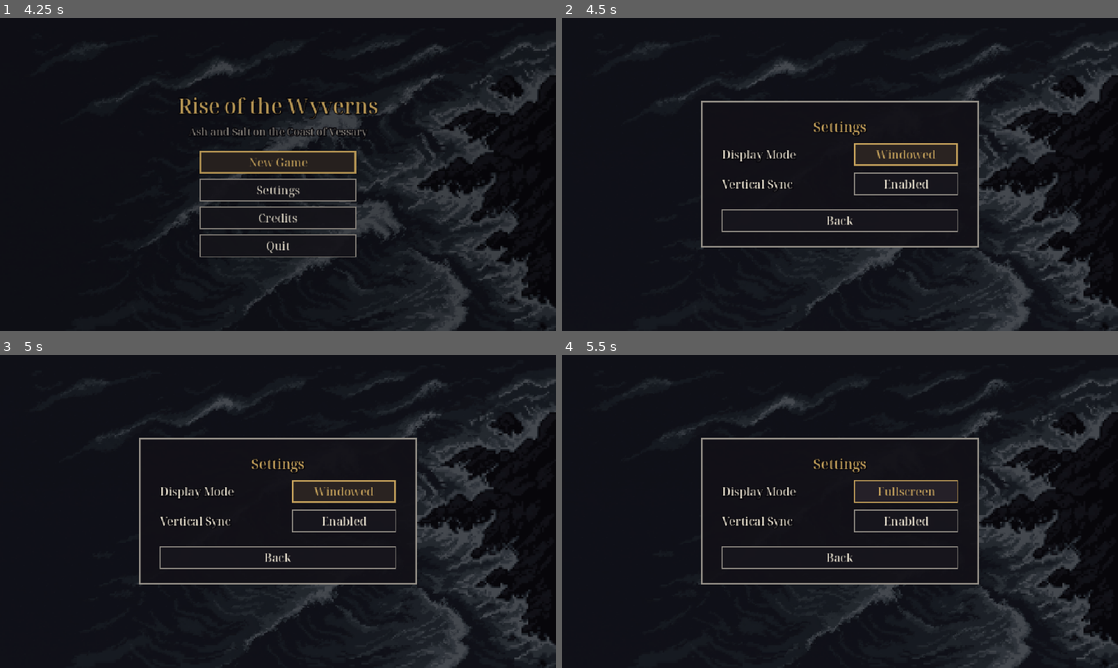
Above: before the commit, frames 1-4 (two rows, left to right).
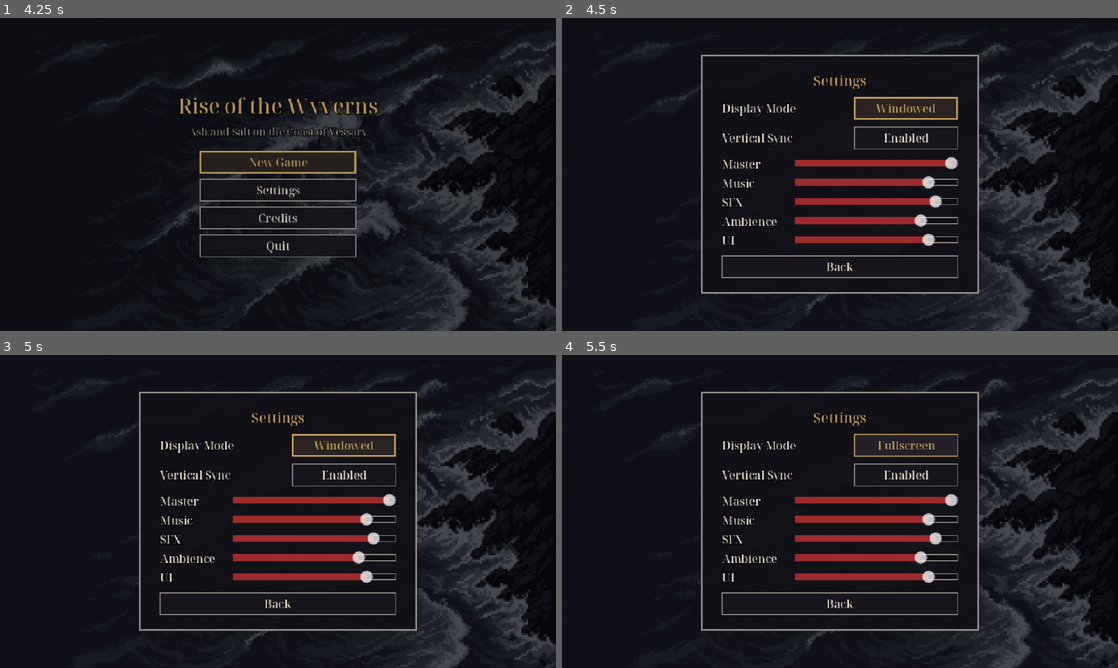
Above: after the commit, the same moments.

Repository: akhil-p-git/Rise-of-the-Wyverns
Game: Godot game, scene res://scenes/menu/main_menu.tscn
Same seed, same stepped clock (60 frames per second), same inputs: the game is played once before the commit and once after it.
Inputs:
- Up to frame 1 (4.25 s): click "New Game" at 0.5 s; click "<" at 1.25 s; click ">" at 2 s; click "Randomise Appearance" at 2.75 s; click "Main Menu" at 3.5 s
- Up to frame 2 (4.5 s): click "Settings" at 4.25 s
- Up to frame 3 (5 s): no input
- Up to frame 4 (5.5 s): click "Windowed" at 5 s

Frame 1 is identical in both runs. In frame 2, 9.1% of the frame differs, in the area x 25-75%, y 11-89%; in frame 3, 9.0%; in frame 4, 8.7%.

Commit message:
feat: add audio bus system, procedural cues, and area audio hookups

Diff:
--- /dev/null
+++ b/data/audio.json
@@ -0,0 +1,129 @@
+{
+  "cues": {
+    "mus_menu": {
+      "path": "res://assets/audio/music/mus_menu.ogg",
+      "bus": "Music",
+      "volume_db": 0.0,
+      "loop": true
+    },
+    "mus_storm": {
+      "path": "res://assets/audio/music/mus_storm.ogg",
+      "bus": "Music",
+      "volume_db": 0.0,
+      "loop": true
+    },
+    "mus_beach": {
+      "path": "res://assets/audio/music/mus_beach.ogg",
+      "bus": "Music",
+      "volume_db": -1.0,
+      "loop": true
+    },
+    "mus_wrackmouth": {
+      "path": "res://assets/audio/music/mus_wrackmouth.ogg",
+      "bus": "Music",
+      "volume_db": -1.0,
+      "loop": true
+    },
+    "mus_crossholm_road": {
+      "path": "res://assets/audio/music/mus_crossholm_road.ogg",
+      "bus": "Music",
+      "volume_db": 0.0,
+      "loop": true
+    },
+    "amb_waves": {
+      "path": "res://assets/audio/ambience/amb_waves.ogg",
+      "bus": "Ambience",
+      "volume_db": 0.0,
+      "loop": true
+    },
+    "amb_wind": {
+      "path": "res://assets/audio/ambience/amb_wind.ogg",
+      "bus": "Ambience",
+      "volume_db": -1.5,
+      "loop": true
+    },
+    "amb_rain": {
+      "path": "res://assets/audio/ambience/amb_rain.ogg",
+      "bus": "Ambience",
+      "volume_db": 0.0,
+      "loop": true
+    },
+    "amb_gulls": {
+      "path": "res://assets/audio/ambience/amb_gulls.ogg",
+      "bus": "Ambience",
+      "volume_db": -3.0,
+      "loop": true
+    },
+    "amb_fire": {
+      "path": "res://assets/audio/ambience/amb_fire.ogg",
+      "bus": "Ambience",
+      "volume_db": -1.0,
+      "loop": true
+    },
+    "ui_hover": {
+      "path": "res://assets/audio/sfx/ui_hover.wav",
+      "bus": "UI",
+      "volume_db": -6.0
+    },
+    "ui_confirm": {
+      "path": "res://assets/audio/sfx/ui_confirm.wav",
+      "bus": "UI",
+      "volume_db": -3.0
+    },
+    "ui_back": {
+      "path": "res://assets/audio/sfx/ui_back.wav",
+      "bus": "UI",
+      "volume_db": -3.0
+    },
+    "dialogue_blip": {
+      "path": "res://assets/audio/sfx/dialogue_blip.wav",
+      "bus": "UI",
+      "volume_db": -8.0
+    },
+    "step_sand": {
+      "path": "res://assets/audio/sfx/step_sand.wav",
+      "bus": "SFX",
+      "volume_db": -5.0
+    },
+    "step_wet_sand": {
+      "path": "res://assets/audio/sfx/step_wet_sand.wav",
+      "bus": "SFX",
+      "volume_db": -4.0
+    },
+    "step_gravel": {
+      "path": "res://assets/audio/sfx/step_gravel.wav",
+      "bus": "SFX",
+      "volume_db": -5.0
+    },
+    "step_planks": {
+      "path": "res://assets/audio/sfx/step_planks.wav",
+      "bus": "SFX",
+      "volume_db": -4.0
+    },
+    "step_stone": {
+      "path": "res://assets/audio/sfx/step_stone.wav",
+      "bus": "SFX",
+      "volume_db": -4.5
+    },
+    "pickup": {
+      "path": "res://assets/audio/sfx/pickup.wav",
+      "bus": "SFX",
+      "volume_db": -2.0
+    },
+    "rest_fire": {
+      "path": "res://assets/audio/sfx/rest_fire.wav",
+      "bus": "SFX",
+      "volume_db": -2.0
+    },
+    "scene_exit": {
+      "path": "res://assets/audio/sfx/scene_exit.wav",
+      "bus": "SFX",
+      "volume_db": -3.0
+    },
+    "thunder": {
+      "path": "res://assets/audio/sfx/thunder.wav",
+      "bus": "SFX",
+      "volume_db": 0.0
+    }
+  }
+}
--- /dev/null
+++ b/data/credits.json
@@ -0,0 +1,16 @@
+{
+  "entries": [
+    {
+      "role": "Display & UI Font (Noto Serif Display Medium)",
+      "author": "The Noto Project Authors",
+      "license": "SIL Open Font License 1.1",
+      "url": "https://github.com/notofonts/latin-greek-cyrillic"
+    },
+    {
+      "role": "Procedural UI, Footstep, Ambience & Drone Synth Cues",
+      "author": "Rise of the Wyverns Project (tools/gen_sfx.py)",
+      "license": "Project-owned code output",
+      "url": "tools/gen_sfx.py"
+    }
+  ]
+}
--- a/project.godot
+++ b/project.godot
@@ -17,6 +17,7 @@
 [autoload]
 
 Game="*res://scripts/game/game.gd"
+Audio="*res://scripts/game/audio.gd"
 
 [display]
 
--- a/scenes/world/crossholm_road.tscn
+++ b/scenes/world/crossholm_road.tscn
@@ -59,6 +59,8 @@
 y_sort_enabled = false
 script = ExtResource("1_script")
 area_size = Vector2i(640, 360)
+music_cue = "mus_crossholm_road"
+ambience_cues = PackedStringArray("amb_wind")
 
 [node name="Ground" type="Sprite2D" parent="."]
 texture = ExtResource("2_texture2d")
--- a/scenes/world/wrackmouth.tscn
+++ b/scenes/world/wrackmouth.tscn
@@ -84,6 +84,8 @@
 y_sort_enabled = false
 script = ExtResource("1_script")
 area_size = Vector2i(640, 420)
+music_cue = "mus_wrackmouth"
+ambience_cues = PackedStringArray("amb_wind", "amb_gulls", "amb_fire")
 
 [node name="Ground" type="Sprite2D" parent="."]
 texture = ExtResource("2_texture2d")
--- /dev/null
+++ b/scripts/game/audio.gd
@@ -0,0 +1,288 @@
+extends Node
+## Autoload `Audio`. Manages the five audio buses (Master, Music, SFX, Ambience, UI),
+## crossfades music and ambience loops, ducks music under dialogue, and plays 1D/2D SFX
+## looked up by cue ID in data/audio.json.
+
+const AUDIO_DATA_PATH := "res://data/audio.json"
+const BUS_NAMES := ["Master", "Music", "SFX", "Ambience", "UI"]
+const DUCK_DB := -7.0
+
+var cues := {}
+var current_music_id := ""
+var active_ambience_ids: Array[String] = []
+var warned_missing := {}
+
+var _bus_volumes := {
+	"Master": 1.0,
+	"Music": 0.85,
+	"SFX": 0.90,
+	"Ambience": 0.80,
+	"UI": 0.85,
+}
+var _music_a: AudioStreamPlayer
+var _music_b: AudioStreamPlayer
+var _active_music: AudioStreamPlayer
+var _music_base_db := 0.0
+var _ducked := false
+var _ambience_players := {}
+var _stream_cache := {}
+
+
+func _ready() -> void:
+	_ensure_buses()
+	var parsed := StoryData.load_json(AUDIO_DATA_PATH)
+	cues = parsed.get("cues", {})
+
+	_music_a = AudioStreamPlayer.new()
+	_music_a.bus = &"Music"
+	add_child(_music_a)
+
+	_music_b = AudioStreamPlayer.new()
+	_music_b.bus = &"Music"
+	add_child(_music_b)
+	_active_music = _music_a
+
+	load_volumes()
+	get_tree().node_added.connect(_on_node_added)
+
+
+func _ensure_buses() -> void:
+	for bus_name: String in BUS_NAMES:
+		if AudioServer.get_bus_index(bus_name) == -1:
+			var idx := AudioServer.bus_count
+			AudioServer.add_bus(idx)
+			AudioServer.set_bus_name(idx, bus_name)
+			AudioServer.set_bus_send(idx, &"Master")
+
+
+func set_bus_volume(bus_name: String, linear: float, path := Game.SETTINGS_PATH) -> void:
+	var clamped := clampf(linear, 0.0, 1.0)
+	_bus_volumes[bus_name] = clamped
+	var idx := AudioServer.get_bus_index(bus_name)
+	if idx != -1:
+		AudioServer.set_bus_mute(idx, clamped <= 0.001)
+		AudioServer.set_bus_volume_db(idx, linear_to_db(maxf(clamped, 0.0001)))
+	save_volumes(path)
+
+
+func get_bus_volume(bus_name: String) -> float:
+	return float(_bus_volumes.get(bus_name, 1.0))
+
+
+func save_volumes(path := Game.SETTINGS_PATH) -> void:
+	var cfg := ConfigFile.new()
+	cfg.load(path)
+	for bus_name: String in BUS_NAMES:
+		cfg.set_value("audio", bus_name, float(_bus_volumes.get(bus_name, 1.0)))
+	cfg.save(path)
+
+
+func load_volumes(path := Game.SETTINGS_PATH) -> void:
+	_ensure_buses()
+	var cfg := ConfigFile.new()
+	if cfg.load(path) == OK:
+		for bus_name: String in BUS_NAMES:
+			if cfg.has_section_key("audio", bus_name):
+				_bus_volumes[bus_name] = clampf(float(cfg.get_value("audio", bus_name, 1.0)), 0.0, 1.0)
+	for bus_name: String in BUS_NAMES:
+		var v := float(_bus_volumes.get(bus_name, 1.0))
+		var idx := AudioServer.get_bus_index(bus_name)
+		if idx != -1:
+			AudioServer.set_bus_mute(idx, v <= 0.001)
+			AudioServer.set_bus_volume_db(idx, linear_to_db(maxf(v, 0.0001)))
+
+
+func play_music(id: String, fade := 0.8) -> void:
+	if id.is_empty():
+		stop_music(fade)
+		return
+	var entry := _get_cue(id)
+	if entry.is_empty():
+		return
+	if current_music_id == id and _active_music and _active_music.playing:
+		return
+	var stream := _load_stream(entry)
+	if stream == null:
+		return
+	current_music_id = id
+	_music_base_db = float(entry.get("volume_db", 0.0))
+	var target_db := _music_base_db + (DUCK_DB if _ducked else 0.0)
+
+	var next_player := _music_b if _active_music == _music_a else _music_a
+	var prev_player := _active_music
+	_active_music = next_player
+
+	next_player.stream = stream
+	next_player.bus = StringName(entry.get("bus", "Music"))
+	if fade <= 0.01:
+		if prev_player and prev_player.playing:
+			prev_player.stop()
+		next_player.volume_db = target_db
+		if DisplayServer.get_name() != "headless":
+			next_player.play()
+	else:
+		next_player.volume_db = -40.0
+		if DisplayServer.get_name() != "headless":
+			next_player.play()
+		var tw := create_tween().set_parallel()
+		tw.tween_property(next_player, "volume_db", target_db, fade)
+		if prev_player and prev_player.playing:
+			tw.tween_property(prev_player, "volume_db", -40.0, fade)
+			tw.chain().tween_callback(prev_player.stop)
+
+
+func stop_music(fade := 0.8) -> void:
+	current_music_id = ""
+	if _active_music == null or not _active_music.playing:
+		return
+	var p := _active_music
+	if fade <= 0.01:
+		p.stop()
+	else:
+		var tw := create_tween()
+		tw.tween_property(p, "volume_db", -40.0, fade)
+		tw.tween_callback(p.stop)
+
+
+func set_music_ducked(ducked: bool, fade := 0.25) -> void:
+	_ducked = ducked
+	if _active_music == null or not _active_music.playing:
+		return
+	var target_db := _music_base_db + (DUCK_DB if _ducked else 0.0)
+	if fade <= 0.01:
+		_active_music.volume_db = target_db
+	else:
+		create_tween().tween_property(_active_music, "volume_db", target_db, fade)
+
+
+func play_ambience(ids: Array, fade := 0.8) -> void:
+	var wanted: Array[String] = []
+	for raw_id in ids:
+		var id := String(raw_id)
+		if not id.is_empty() and not _get_cue(id).is_empty():
+			wanted.append(id)
+	active_ambience_ids = wanted
+
+	for existing_id: String in _ambience_players.keys():
+		if not wanted.has(existing_id):
+			var old_p: AudioStreamPlayer = _ambience_players[existing_id]
+			_ambience_players.erase(existing_id)
+			if is_instance_valid(old_p):
+				if fade <= 0.01:
+					old_p.queue_free()
+				else:
+					var tw := create_tween()
+					tw.tween_property(old_p, "volume_db", -40.0, fade)
+					tw.tween_callback(old_p.queue_free)
+
+	for id: String in wanted:
+		if _ambience_players.has(id):
+			continue
+		var entry := _get_cue(id)
+		var stream := _load_stream(entry)
+		if stream == null:
+			continue
+		var p := AudioStreamPlayer.new()
+		p.stream = stream
+		p.bus = StringName(entry.get("bus", "Ambience"))
+		var target_db := float(entry.get("volume_db", 0.0))
+		add_child(p)
+		_ambience_players[id] = p
+		if fade <= 0.01:
+			p.volume_db = target_db
+			if DisplayServer.get_name() != "headless":
+				p.play()
+		else:
+			p.volume_db = -40.0
+			if DisplayServer.get_name() != "headless":
+				p.play()
+			create_tween().tween_property(p, "volume_db", target_db, fade)
+
+
+func play_sfx(id: String, position: Variant = null, pitch_scale := 1.0) -> void:
+	var entry := _get_cue(id)
+	if entry.is_empty():
+		return
+	var stream := _load_stream(entry)
+	if stream == null or DisplayServer.get_name() == "headless":
+		return
+	var bus_name := StringName(entry.get("bus", "SFX"))
+	var vol_db := float(entry.get("volume_db", 0.0))
+	if position is Vector2:
+		var p2d := AudioStreamPlayer2D.new()
+		p2d.stream = stream
+		p2d.bus = bus_name
+		p2d.volume_db = vol_db
+		p2d.pitch_scale = pitch_scale
+		p2d.position = position
+		p2d.max_distance = 260.0
+		add_child(p2d)
+		p2d.finished.connect(p2d.queue_free)
+		p2d.play()
+	else:
+		var p := AudioStreamPlayer.new()
+		p.stream = stream
+		p.bus = bus_name
+		p.volume_db = vol_db
+		p.pitch_scale = pitch_scale
+		add_child(p)
+		p.finished.connect(p.queue_free)
+		p.play()
+
+
+func _get_cue(id: String) -> Dictionary:
+	if cues.has(id):
+		return cues[id]
+	if not warned_missing.has(id):
+		warned_missing[id] = true
+		push_warning("Missing audio cue: " + id)
+	return {}
+
+
+func _load_stream(entry: Dictionary) -> AudioStream:
+	var path: String = entry.get("path", "")
+	if path.is_empty():
+		return null
+	if _stream_cache.has(path):
+		return _stream_cache[path]
+	var stream := load(path) as AudioStream
+	if stream is AudioStreamOggVorbis and bool(entry.get("loop", false)):
+		stream.loop = true
+	if stream != null:
+		_stream_cache[path] = stream
+	return stream
+
+
+func stop_all() -> void:
+	current_music_id = ""
+	active_ambience_ids.clear()
+	_ambience_players.clear()
+	_stream_cache.clear()
+	for child in get_children():
+		if child is AudioStreamPlayer:
+			child.stop()
+			child.stream = null
+		elif child is AudioStreamPlayer2D:
+			child.stop()
+			child.stream = null
+			child.queue_free()
+
+
+func _exit_tree() -> void:
+	stop_all()
+
+
+func _on_node_added(node: Node) -> void:
+	if node is Button:
+		var btn := node as Button
+		btn.focus_entered.connect(_on_btn_hover)
+		btn.mouse_entered.connect(_on_btn_hover)
+		btn.pressed.connect(_on_btn_confirm)
+
+
+func _on_btn_hover() -> void:
+	play_sfx("ui_hover")
+
+
+func _on_btn_confirm() -> void:
+	play_sfx("ui_confirm")
--- a/scripts/intro/intro.gd
+++ b/scripts/intro/intro.gd
@@ -22,6 +22,8 @@
 
 func _ready() -> void:
 	_ship.position = SHIP_START
+	Audio.play_music("mus_storm")
+	Audio.play_ambience(["amb_rain", "amb_waves", "amb_wind"])
 	_play()
 
 
@@ -80,6 +82,7 @@
 	_debris.global_position = _ship.global_position
 	_debris.restart()
 	_shake(5.0, 0.7)
+	Audio.play_sfx("thunder")
 	_flash.color.a = 0.9
 	create_tween().tween_property(_flash, "color:a", 0.0, 0.5)
 
--- a/scripts/menu/character_creation.gd
+++ b/scripts/menu/character_creation.gd
@@ -93,6 +93,8 @@
 	_back_btn.pressed.connect(_on_back)
 	_next_btn.pressed.connect(_on_next)
 
+	Audio.play_music("mus_menu")
+	Audio.play_ambience(["amb_wind", "amb_waves"])
 	_refresh_ui()
 	set_step(0)
 
--- a/scripts/menu/main_menu.gd
+++ b/scripts/menu/main_menu.gd
@@ -44,6 +44,8 @@
 	_build_audio_sliders()
 	_refresh_settings_labels()
 	_load_credits_text()
+	Audio.play_music("mus_menu")
+	Audio.play_ambience(["amb_wind", "amb_waves"])
 	_new_game_btn.grab_focus()
 
 
@@ -98,17 +100,12 @@
 func _refresh_settings_labels() -> void:
 	_fullscreen_btn.text = "Fullscreen" if Game.fullscreen else "Windowed"
 	_vsync_btn.text = "Enabled" if Game.vsync else "Disabled"
-	var audio := get_node_or_null("/root/Audio")
-	if audio:
-		for bus_name: String in _bus_sliders:
-			var slider: HSlider = _bus_sliders[bus_name]
-			slider.set_value_no_signal(audio.get_bus_volume(bus_name))
+	for bus_name: String in _bus_sliders:
+		var slider: HSlider = _bus_sliders[bus_name]
+		slider.set_value_no_signal(Audio.get_bus_volume(bus_name))
 
 
 func _build_audio_sliders() -> void:
-	var audio := get_node_or_null("/root/Audio")
-	if audio == null:
-		return
 	for child in _audio_box.get_children():
 		child.queue_free()
 	_bus_sliders.clear()
@@ -123,8 +120,8 @@
 		slider.step = 0.05
 		slider.size_flags_horizontal = Control.SIZE_EXPAND_FILL
 		slider.custom_minimum_size = Vector2(120, 16)
-		slider.value = audio.get_bus_volume(bus_name)
-		slider.value_changed.connect(func(v: float) -> void: audio.set_bus_volume(bus_name, v))
+		slider.value = Audio.get_bus_volume(bus_name)
+		slider.value_changed.connect(func(v: float) -> void: Audio.set_bus_volume(bus_name, v))
 		row.add_child(lbl)
 		row.add_child(slider)
 		_audio_box.add_child(row)
--- a/scripts/pickup.gd
+++ b/scripts/pickup.gd
@@ -30,5 +30,6 @@
 	if not sets_flag.is_empty():
 		state.set_flag(sets_flag)
 	state.set_flag(_key)
+	Audio.play_sfx("pickup", global_position)
 	interacted.emit(message)
 	queue_free()
--- a/scripts/player/player.gd
+++ b/scripts/player/player.gd
@@ -21,8 +21,10 @@
 var facing := Vector2.DOWN
 ## Scales walk and sprint speed; the arrival scene lowers it so the survivor staggers ashore.
 var speed_scale := 1.0
+var surface_resolver: Callable
 
 var _walk_time := 0.0
+var _prev_step_col := 0
 var _prompt := ""
 
 @onready var _sprite: Sprite2D = $Sprite2D
@@ -91,12 +93,17 @@
 	var speed := velocity.length()
 	if speed < MOVING_SPEED:
 		_walk_time = 0.0
+		_prev_step_col = 0
 		_sprite.frame_coords = Vector2i(0, row)
 		_sprite.offset.y = _sprite_rest_y
 		return
 	# Stride cadence follows actual speed, so ramping up and stopping both look natural.
 	_walk_time += delta * speed / WALK_SPEED
 	var column := int(_walk_time / WALK_FRAME_TIME) % 4
+	if column % 2 == 1 and column != _prev_step_col:
+		var cue: String = surface_resolver.call(global_position) if surface_resolver.is_valid() else "step_gravel"
+		Audio.play_sfx(cue, global_position, randf_range(0.92, 1.08))
+	_prev_step_col = column
 	# hero_sheet.png rows: down, up, left, right. Columns: idle, stride, idle, stride.
 	_sprite.frame_coords = Vector2i(column, row)
 	_sprite.offset.y = _sprite_rest_y - (STEP_BOB if column % 2 == 1 else 0.0)
--- a/scripts/rest_spot.gd
+++ b/scripts/rest_spot.gd
@@ -15,6 +15,7 @@
 		return
 	if not free:
 		state.take("coin", cost)
+	Audio.play_sfx("rest_fire", global_position)
 	Game.blackout(_restore)
 	interacted.emit("You sleep without dreaming, which is a mercy.")
 
--- a/scripts/scene_exit.gd
+++ b/scripts/scene_exit.gd
@@ -12,4 +12,5 @@
 
 func _on_body_entered(body: Node2D) -> void:
 	if body is Player:
+		Audio.play_sfx("scene_exit")
 		Game.go_to(target_scene, target_spawn)
--- a/scripts/ui/dialogue_box.gd
+++ b/scripts/ui/dialogue_box.gd
@@ -9,8 +9,10 @@
 
 var _runner := DialogueRunner.new()
 var _player: Player
+var _active_npc: Npc
 var _opened_frame := -1
 var _typing: Tween
+var _blip_accum := 0.0
 
 @onready var _panel: Control = $Panel
 @onready var _name: Label = $Panel/Margin/Box/Name
@@ -31,11 +33,21 @@
 func open(npc: Npc, player: Player) -> void:
 	if is_open() or not _runner.begin(StoryData.load_json(npc.dialogue_path), Game.state):
 		return
+	_active_npc = npc
 	_player = player
 	_player.input_enabled = false
 	_opened_frame = Engine.get_process_frames()
+	Audio.set_music_ducked(true)
 	_panel.show()
 	_show_node()
+
+
+func _process(delta: float) -> void:
+	if is_open() and _typing and _typing.is_running():
+		_blip_accum += delta
+		if _blip_accum >= 0.065:
+			_blip_accum = 0.0
+			Audio.play_sfx("dialogue_blip", null, randf_range(0.95, 1.06))
 
 
 func _unhandled_input(event: InputEvent) -> void:
@@ -107,6 +119,10 @@
 func _close() -> void:
 	if _typing:
 		_typing.kill()
+	Audio.set_music_ducked(false)
 	_panel.hide()
 	_player.input_enabled = true
+	if is_instance_valid(_active_npc) and _active_npc.has_method("end_interaction"):
+		_active_npc.call("end_interaction")
+	_active_npc = null
 	closed.emit()
--- a/scripts/world/area_scene.gd
+++ b/scripts/world/area_scene.gd
@@ -1,9 +1,11 @@
 class_name AreaScene
 extends Node2D
 ## Composition root for an explorable area (a town, a stretch of road). It wires the player,
-## camera, HUD and conversations together; the scene tree owns the layout.
+## camera, HUD, audio and conversations together; the scene tree owns the layout.
 
 @export var area_size := Vector2i(640, 360)
+@export var music_cue := "mus_wrackmouth"
+@export var ambience_cues: PackedStringArray = ["amb_wind", "amb_gulls"]
 
 @onready var _player: Player = $Entities/Player
 @onready var _hud: Hud = $Hud
@@ -16,6 +18,9 @@
 	camera.limit_top = 0
 	camera.limit_right = area_size.x
 	camera.limit_bottom = area_size.y
+	_player.surface_resolver = _surface_at
+	Audio.play_music(music_cue)
+	Audio.play_ambience(Array(ambience_cues))
 	_hud.bind(_player)
 	_place_player(Game.take_spawn())
 	for node in $Interactables.get_children():
@@ -33,3 +38,13 @@
 	var marker := get_node_or_null("Spawns/" + spawn) as Marker2D
 	if marker:
 		_player.global_position = marker.global_position
+
+
+func _surface_at(pos: Vector2) -> String:
+	if name == "Wrackmouth":
+		if pos.x >= 260.0 and pos.x <= 380.0 and pos.y >= 165.0 and pos.y <= 255.0:
+			return "step_stone"
+		if pos.x < 140.0 and pos.y > 330.0:
+			return "step_stone"
+		return "step_gravel"
+	return "step_gravel"
--- a/scripts/world/beach.gd
+++ b/scripts/world/beach.gd
@@ -11,6 +11,9 @@
 
 func _ready() -> void:
 	var player: Player = $Entities/Player
+	player.surface_resolver = _surface_at
+	Audio.play_music("mus_beach")
+	Audio.play_ambience(["amb_waves", "amb_wind", "amb_gulls"])
 	var camera: Camera2D = player.get_node("Camera2D")
 	camera.limit_left = 0
 	camera.limit_top = 0
@@ -43,3 +46,13 @@
 	create_tween().tween_property(fade, "color:a", 0.0, 2.5)
 	create_tween().tween_property(player, "speed_scale", 1.0, 4.0).set_delay(1.0)
 	$Hud.show_message("Cold water. Salt. You are alive, and the rest of the ship is not.")
+
+
+func _surface_at(pos: Vector2) -> String:
+	if pos.x < 92.0 and pos.y < 110.0:
+		return "step_planks"
+	if pos.y < 86.0:
+		return "step_wet_sand"
+	if pos.y > 130.0 and pos.x >= 132.0 and pos.x <= 168.0:
+		return "step_gravel"
+	return "step_sand"
--- a/tests/run_tests.gd
+++ b/tests/run_tests.gd
@@ -13,12 +13,15 @@
 	await get_tree().process_frame
 	test_stats()
 	test_settings_and_theme()
+	test_audio()
 	await test_character_and_menus()
 	test_logic_and_data()
 	await test_town_scenes()
 	await test_room()
 	await test_beach()
 	await test_intro()
+	Audio.stop_all()
+	await get_tree().process_frame
 	print("Results: %d passed, %d failed" % [passed, failed])
 	get_tree().quit(1 if failed > 0 else 0)
 
@@ -98,6 +101,47 @@
 		for slider_style: String in ["slider", "grabber_area", "grabber_area_highlight"]:
 			check(theme.has_stylebox(slider_style, "HSlider"), "grim_theme HSlider has %s stylebox" % slider_style)
 		check(theme.has_stylebox("panel", "PanelContainer"), "grim_theme PanelContainer has panel stylebox")
+
+
+func test_audio() -> void:
+	check(Audio != null, "Audio autoload is registered")
+	for bus_name: String in ["Master", "Music", "SFX", "Ambience", "UI"]:
+		check(AudioServer.get_bus_index(bus_name) != -1, "Audio bus '%s' exists" % bus_name)
+
+	var audio_json := StoryData.load_json("res://data/audio.json")
+	var cues: Dictionary = audio_json.get("cues", {})
+	check(not cues.is_empty(), "data/audio.json has cues")
+	for cue_id: String in cues:
+		var p: String = cues[cue_id].get("path", "")
+		check(FileAccess.file_exists(p), "audio cue '%s' file exists at %s" % [cue_id, p])
+
+	var expected_cues := [
+		"mus_menu", "mus_storm", "mus_beach", "mus_wrackmouth", "mus_crossholm_road",
+		"amb_waves", "amb_wind", "amb_rain", "amb_gulls", "amb_fire",
+		"ui_hover", "ui_confirm", "ui_back", "dialogue_blip",
+		"step_sand", "step_wet_sand", "step_gravel", "step_planks", "step_stone",
+		"pickup", "rest_fire", "scene_exit", "thunder",
+	]
+	for req_id: String in expected_cues:
+		check(cues.has(req_id), "cue '%s' used in scenes/code exists in data/audio.json" % req_id)
+
+	# Missing cue warns once and never crashes
+	Audio.play_sfx("nonexistent_test_cue")
+	Audio.play_sfx("nonexistent_test_cue")
+	check(Audio.warned_missing.has("nonexistent_test_cue"), "missing cue recorded once without crashing")
+
+	# Bus volumes round-trip through settings ConfigFile
+	var cfg_path := "user://test_audio_settings.cfg"
+	var sample_vols := {"Master": 0.75, "Music": 0.40, "SFX": 0.65, "Ambience": 0.50, "UI": 0.80}
+	for bname: String in sample_vols:
+		Audio.set_bus_volume(bname, sample_vols[bname], cfg_path)
+	for bname: String in sample_vols:
+		Audio.set_bus_volume(bname, 0.10, "user://dummy_ignored.cfg")
+	Audio.load_volumes(cfg_path)
+	for bname: String in sample_vols:
+		check(absf(Audio.get_bus_volume(bname) - sample_vols[bname]) < 0.001, "bus '%s' volume round-trips" % bname)
+	DirAccess.remove_absolute(ProjectSettings.globalize_path(cfg_path))
+	DirAccess.remove_absolute(ProjectSettings.globalize_path("user://dummy_ignored.cfg"))
 
 
 func test_character_and_menus() -> void:
Not shown, added: assets/audio/ambience/amb_fire.ogg.import
Not shown, added: assets/audio/ambience/amb_gulls.ogg.import
Not shown, added: assets/audio/ambience/amb_rain.ogg.import
Not shown, added: assets/audio/ambience/amb_waves.ogg.import
Not shown, added: assets/audio/ambience/amb_wind.ogg.import
Not shown, added: assets/audio/music/mus_beach.ogg.import
Not shown, added: assets/audio/music/mus_crossholm_road.ogg.import
Not shown, added: assets/audio/music/mus_menu.ogg.import
Not shown, added: assets/audio/music/mus_storm.ogg.import
Not shown, added: assets/audio/music/mus_wrackmouth.ogg.import
Not shown, added: assets/audio/sfx/dialogue_blip.wav.import
Not shown, added: assets/audio/sfx/pickup.wav.import
(and 37 more such lines)
